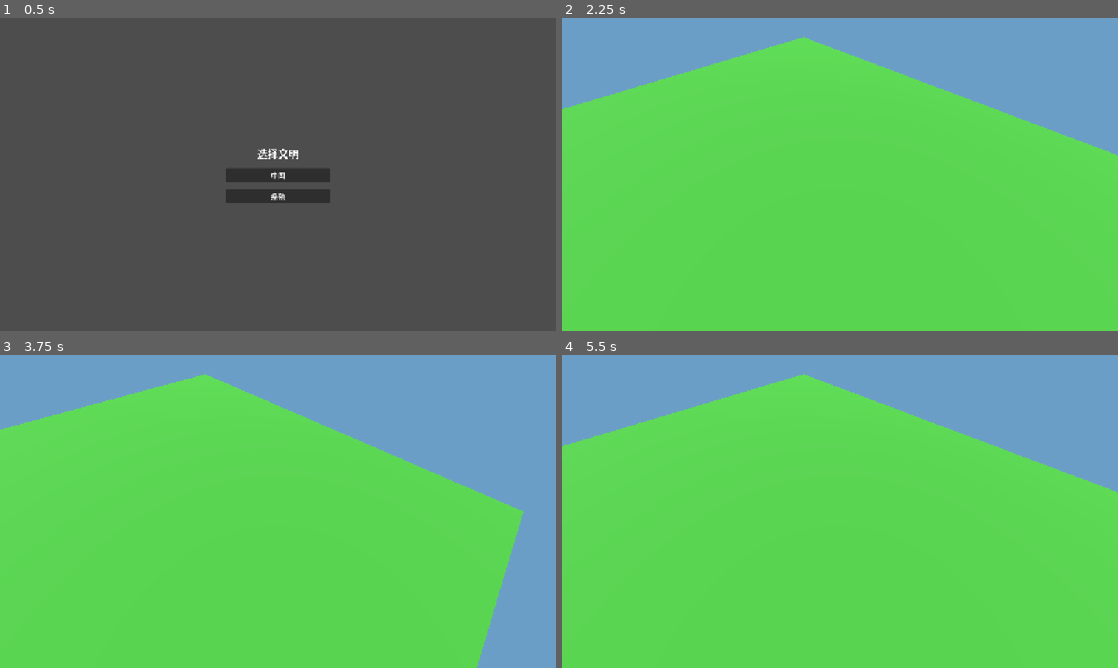
Above: before the commit, frames 1-4 (two rows, left to right).
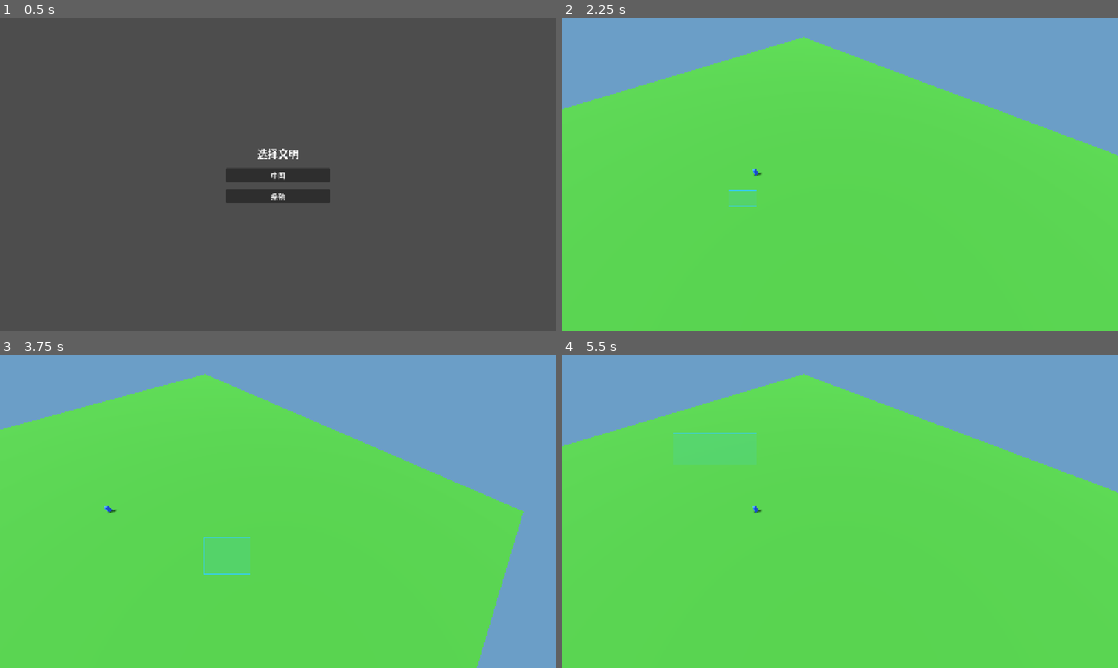
Above: after the commit, the same moments.

Repository: Zondabb/aoe2
Game: Godot game, scene res://scenes/civ_select.tscn
The game is run twice, just before and just after one commit, with the same random seed, the same clock (stepped at 60 frames per second) and the same inputs.
Inputs (mouse positions are in pixels of both pictures, inside the frame that each line leads up to):
- Up to frame 1 (0.5 s): no input
- Up to frame 2 (2.25 s): click "中国" at 0.5 s; tap Enter at 1.25 s; move the mouse to (962, 158) at 1.27 s; hold D 1.28-2 s; click (962, 158) at 1.42 s; drag from (728, 190) to (812, 237) at 2.02 s
- Up to frame 3 (3.75 s): move the mouse to (333, 442) at 2.77 s; hold D 2.78-3.5 s; click (333, 442) at 2.92 s; drag from (250, 574) to (111, 464) at 3.52 s
- Up to frame 4 (5.5 s): move the mouse to (1006, 558) at 4.27 s; hold A 4.28-5 s; click (1006, 558) at 4.42 s; drag from (673, 464) to (756, 433) at 5.02 s

Frame 1 is identical in both runs. In frame 2, less than 0.1% of the frame differs, in the area x 30-36%, y 48-61%; in frame 3, 0.1%, in the area x 18-45%, y 48-71%; in frame 4, less than 0.1%.

Commit message:
feat(units): add 3D selection and move commands
Co-authored-by: Cursor <cursoragent@cursor.com>

Diff:
--- /dev/null
+++ b/scenes/entities/unit_view.tscn
@@ -0,0 +1,35 @@
+[gd_scene load_steps=6 format=3]
+
+[ext_resource type="Script" path="res://scripts/entities/unit_agent.gd" id="1_unit"]
+
+[sub_resource type="StandardMaterial3D" id="StandardMaterial3D_body"]
+albedo_color = Color(0.18, 0.42, 0.95, 1)
+roughness = 0.8
+
+[sub_resource type="CapsuleMesh" id="CapsuleMesh_body"]
+material = SubResource("StandardMaterial3D_body")
+radius = 0.38
+height = 1.7
+
+[sub_resource type="StandardMaterial3D" id="StandardMaterial3D_ring"]
+transparency = 1
+shading_mode = 0
+albedo_color = Color(0.2, 1, 0.25, 0.9)
+
+[sub_resource type="TorusMesh" id="TorusMesh_ring"]
+material = SubResource("StandardMaterial3D_ring")
+inner_radius = 0.48
+outer_radius = 0.58
+rings = 24
+ring_segments = 8
+
+[node name="UnitAgent" type="Node3D"]
+script = ExtResource("1_unit")
+
+[node name="Body" type="MeshInstance3D" parent="."]
+position = Vector3(0, 0.85, 0)
+mesh = SubResource("CapsuleMesh_body")
+
+[node name="SelectionRing" type="MeshInstance3D" parent="."]
+position = Vector3(0, 0.03, 0)
+mesh = SubResource("TorusMesh_ring")
--- a/scenes/match_3d.tscn
+++ b/scenes/match_3d.tscn
@@ -1,7 +1,8 @@
-[gd_scene load_steps=6 format=3]
+[gd_scene load_steps=7 format=3]
 
 [ext_resource type="Script" path="res://scripts/input/rts_camera_3d.gd" id="1_camera"]
 [ext_resource type="Script" path="res://scripts/match/match_bootstrap.gd" id="2_bootstrap"]
+[ext_resource type="Script" path="res://scripts/input/selection_controller_3d.gd" id="3_selection"]
 
 [sub_resource type="StandardMaterial3D" id="StandardMaterial3D_ground"]
 albedo_color = Color(0.2, 0.48, 0.16, 1)
@@ -41,5 +42,16 @@
 
 [node name="Entities" type="Node3D" parent="."]
 
+[node name="SelectionController" type="Control" parent="."]
+layout_mode = 3
+anchors_preset = 15
+anchor_right = 1.0
+anchor_bottom = 1.0
+grow_horizontal = 2
+grow_vertical = 2
+mouse_filter = 2
+script = ExtResource("3_selection")
+camera_path = NodePath("../CameraRig/Camera3D")
+
 [node name="Bootstrap" type="Node" parent="."]
 script = ExtResource("2_bootstrap")
--- /dev/null
+++ b/scripts/entities/unit_agent.gd
@@ -0,0 +1,60 @@
+class_name UnitAgent
+extends Node3D
+
+const ARRIVAL_DISTANCE := 0.15
+const PLAYER_COLOR := Color(0.18, 0.42, 0.95)
+const AI_COLOR := Color(0.88, 0.18, 0.14)
+
+@export var team: Enums.Team = Enums.Team.PLAYER
+@export var def: UnitDef
+
+var hp := 0
+var order: Enums.OrderType = Enums.OrderType.NONE
+var sim_pos := Vector3.ZERO
+var _move_target := Vector3.ZERO
+
+func _ready() -> void:
+	add_to_group("units")
+	sim_pos = Vector3(position.x, 0.0, position.z)
+	position = sim_pos
+	hp = def.max_hp if def != null else 0
+	_apply_team_color()
+	set_selected(false)
+
+func _physics_process(delta: float) -> void:
+	if order != Enums.OrderType.MOVE or def == null:
+		return
+
+	var offset := _move_target - sim_pos
+	offset.y = 0.0
+	var distance := offset.length()
+	if distance <= ARRIVAL_DISTANCE:
+		sim_pos = _move_target
+		position = sim_pos
+		order = Enums.OrderType.NONE
+		return
+
+	var step := minf(def.move_speed * delta, distance)
+	var velocity := offset.normalized() * step
+	sim_pos += velocity
+	sim_pos.y = 0.0
+	position = sim_pos
+	rotation.y = atan2(velocity.x, velocity.z)
+
+func command_move(target: Vector3) -> void:
+	_move_target = Vector3(target.x, 0.0, target.z)
+	order = Enums.OrderType.MOVE
+
+func set_selected(selected: bool) -> void:
+	var selection_ring := get_node_or_null("SelectionRing") as MeshInstance3D
+	if selection_ring != null:
+		selection_ring.visible = selected
+
+func _apply_team_color() -> void:
+	var body := get_node_or_null("Body") as MeshInstance3D
+	if body == null:
+		return
+	var material := StandardMaterial3D.new()
+	material.albedo_color = PLAYER_COLOR if team == Enums.Team.PLAYER else AI_COLOR
+	material.roughness = 0.8
+	body.material_override = material
--- a/scripts/input/rts_camera_3d.gd
+++ b/scripts/input/rts_camera_3d.gd
@@ -1,8 +1,6 @@
 # scripts/input/rts_camera_3d.gd
 class_name RtsCamera3D
 extends Camera3D
-
-const GroundPickerScript := preload("res://scripts/input/ground_picker.gd")
 
 @export_range(0.0, 90.0, 0.1) var pitch_degrees := 50.0
 @export_range(-180.0, 180.0, 0.1) var yaw_degrees := 45.0
@@ -50,10 +48,6 @@
 		elif mouse_event.pressed and mouse_event.button_index == MOUSE_BUTTON_WHEEL_DOWN:
 			distance = clampf(distance + zoom_step, min_distance, max_distance)
 			_apply_view()
-		elif mouse_event.pressed and mouse_event.button_index == MOUSE_BUTTON_LEFT:
-			var ground_position: Variant = GroundPickerScript.pick_ground(self, mouse_event.position)
-			if ground_position != null:
-				print("Ground pick: ", ground_position)
 
 func _pan(input_direction: Vector2, delta: float) -> void:
 	var rig := get_parent_node_3d()
--- /dev/null
+++ b/scripts/input/selection_controller_3d.gd
@@ -0,0 +1,116 @@
+class_name SelectionController3D
+extends Control
+
+const GroundPickerScript := preload("res://scripts/input/ground_picker.gd")
+const DRAG_THRESHOLD := 6.0
+const CLICK_RADIUS := 18.0
+
+@export var camera_path: NodePath
+
+var _camera: Camera3D
+var _selected_units: Array[Node3D] = []
+var _drag_start := Vector2.ZERO
+var _drag_current := Vector2.ZERO
+var _dragging := false
+
+func _ready() -> void:
+	mouse_filter = Control.MOUSE_FILTER_IGNORE
+	_camera = get_node_or_null(camera_path) as Camera3D
+
+func _unhandled_input(event: InputEvent) -> void:
+	if _camera == null:
+		return
+
+	if event is InputEventMouseButton:
+		var mouse_event := event as InputEventMouseButton
+		if mouse_event.button_index == MOUSE_BUTTON_LEFT:
+			if mouse_event.pressed:
+				_drag_start = mouse_event.position
+				_drag_current = mouse_event.position
+				_dragging = true
+				queue_redraw()
+			elif _dragging:
+				_finish_selection(mouse_event.position, mouse_event.shift_pressed)
+		elif (
+			mouse_event.pressed
+			and mouse_event.button_index == MOUSE_BUTTON_RIGHT
+		):
+			var target: Variant = GroundPickerScript.pick_ground(
+				_camera, mouse_event.position
+			)
+			if target != null:
+				_issue_move(target as Vector3)
+	elif event is InputEventMouseMotion and _dragging:
+		_drag_current = (event as InputEventMouseMotion).position
+		queue_redraw()
+
+func _draw() -> void:
+	if not _dragging or _drag_start.distance_to(_drag_current) < DRAG_THRESHOLD:
+		return
+	var box := Rect2(_drag_start, _drag_current - _drag_start).abs()
+	draw_rect(box, Color(0.2, 0.8, 1.0, 0.14), true)
+	draw_rect(box, Color(0.2, 0.8, 1.0, 0.9), false, 2.0)
+
+func _finish_selection(screen_position: Vector2, additive: bool) -> void:
+	_drag_current = screen_position
+	_dragging = false
+	if _drag_start.distance_to(_drag_current) < DRAG_THRESHOLD:
+		_select_click(screen_position, additive)
+	else:
+		_select_box(Rect2(_drag_start, _drag_current - _drag_start).abs(), additive)
+	queue_redraw()
+
+func _select_click(screen_position: Vector2, additive: bool) -> void:
+	var closest: Node3D
+	var closest_distance := CLICK_RADIUS
+	for unit in _player_units():
+		if _camera.is_position_behind(unit.global_position):
+			continue
+		var distance := _camera.unproject_position(unit.global_position).distance_to(
+			screen_position
+		)
+		if distance <= closest_distance:
+			closest = unit
+			closest_distance = distance
+
+	if not additive:
+		_clear_selection()
+	if closest != null:
+		_add_selection(closest)
+
+func _select_box(box: Rect2, additive: bool) -> void:
+	if not additive:
+		_clear_selection()
+	for unit in _player_units():
+		if _camera.is_position_behind(unit.global_position):
+			continue
+		if box.has_point(_camera.unproject_position(unit.global_position)):
+			_add_selection(unit)
+
+func _issue_move(target: Vector3) -> void:
+	var ground_target := Vector3(target.x, 0.0, target.z)
+	for unit in _selected_units.duplicate():
+		if not is_instance_valid(unit):
+			_selected_units.erase(unit)
+		elif unit.get("team") == Enums.Team.PLAYER:
+			unit.call("command_move", ground_target)
+
+func _player_units() -> Array[Node3D]:
+	var result: Array[Node3D] = []
+	for node in get_tree().get_nodes_in_group("units"):
+		var unit := node as Node3D
+		if unit != null and unit.get("team") == Enums.Team.PLAYER:
+			result.append(unit)
+	return result
+
+func _add_selection(unit: Node3D) -> void:
+	if unit in _selected_units:
+		return
+	_selected_units.append(unit)
+	unit.call("set_selected", true)
+
+func _clear_selection() -> void:
+	for unit in _selected_units:
+		if is_instance_valid(unit):
+			unit.call("set_selected", false)
+	_selected_units.clear()
--- a/scripts/match/match_bootstrap.gd
+++ b/scripts/match/match_bootstrap.gd
@@ -3,8 +3,14 @@
 
 const GROUND_SIZE := Vector2(120.0, 120.0)
 const GROUND_COLOR := Color(0.20, 0.48, 0.16)
+const UNIT_VIEW := preload("res://scenes/entities/unit_view.tscn")
+const VILLAGER_DEF := preload("res://data/units/villager.tres")
 
 func _ready() -> void:
+	_setup_ground()
+	_spawn_player_villager()
+
+func _setup_ground() -> void:
 	var ground := get_node_or_null("../Map/Ground") as MeshInstance3D
 	if ground == null or ground.mesh != null:
 		return
@@ -16,3 +22,15 @@
 	plane.size = GROUND_SIZE
 	plane.material = material
 	ground.mesh = plane
+
+func _spawn_player_villager() -> void:
+	var entities := get_node_or_null("../Entities") as Node3D
+	if entities == null or entities.get_child_count() > 0:
+		return
+
+	var villager := UNIT_VIEW.instantiate()
+	villager.name = "PlayerVillager"
+	villager.set("team", Enums.Team.PLAYER)
+	villager.set("def", VILLAGER_DEF)
+	villager.position = Vector3.ZERO
+	entities.add_child(villager)
--- a/tests/test_match_3d.gd
+++ b/tests/test_match_3d.gd
@@ -9,6 +9,8 @@
 		return failures
 
 	var scene_root := packed.instantiate()
+	(Engine.get_main_loop() as SceneTree).root.add_child(scene_root)
+	scene_root.get_node("Bootstrap").call("_ready")
 	if not scene_root.get_node_or_null("Map/Ground") is MeshInstance3D:
 		failures.append("match scene should contain ground mesh")
 	var camera := scene_root.get_node_or_null("CameraRig/Camera3D") as Camera3D
@@ -36,8 +38,41 @@
 		failures.append("match scene should contain entities root")
 	if scene_root.get_node_or_null("Bootstrap") == null:
 		failures.append("match scene should contain bootstrap")
+	var selection := scene_root.get_node_or_null("SelectionController")
+	if selection == null or selection.get_script() == null:
+		failures.append("match scene should contain selection controller")
+	else:
+		selection.call("_ready")
 
-	scene_root.free()
+	var entities := scene_root.get_node("Entities")
+	if entities.get_child_count() != 1:
+		failures.append("bootstrap should spawn one player villager")
+	else:
+		var unit := entities.get_child(0)
+		unit.call("_ready")
+		if unit.get("team") != Enums.Team.PLAYER:
+			failures.append("spawned villager should belong to player")
+		if unit.get("def") == null or unit.get("hp") != unit.get("def").max_hp:
+			failures.append("spawned villager should initialize from its unit definition")
+		if unit.position.y != 0.0 or unit.get("sim_pos").y != 0.0:
+			failures.append("unit simulation should stay on y=0")
+
+		selection.call("_add_selection", unit)
+		if not unit.get_node("SelectionRing").visible:
+			failures.append("selection should show the unit selection ring")
+
+		var move_target := Vector3(5.0, 8.0, 0.0)
+		selection.call("_issue_move", move_target)
+		if unit.get("order") != Enums.OrderType.MOVE:
+			failures.append("right-click move should issue a move order")
+		var original_position: Vector3 = unit.position
+		unit.call("_physics_process", 0.5)
+		if unit.position.x <= original_position.x:
+			failures.append("unit should move toward its target on the XZ plane")
+		if unit.position.y != 0.0 or unit.get("sim_pos").y != 0.0:
+			failures.append("moving unit should remain on y=0")
+
+	scene_root.queue_free()
 
 	var picker_script := load("res://scripts/input/ground_picker.gd")
 	if picker_script == null:
